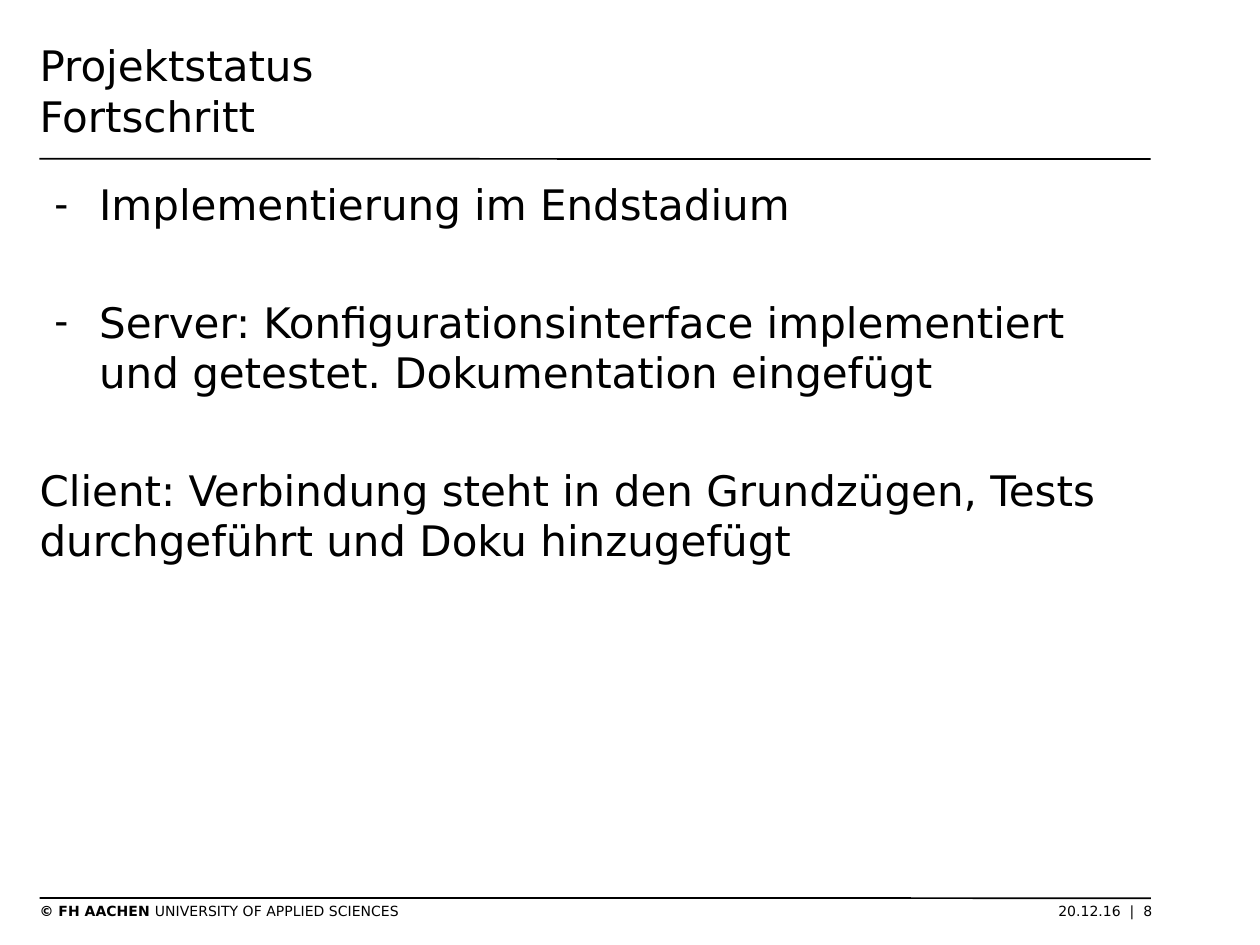
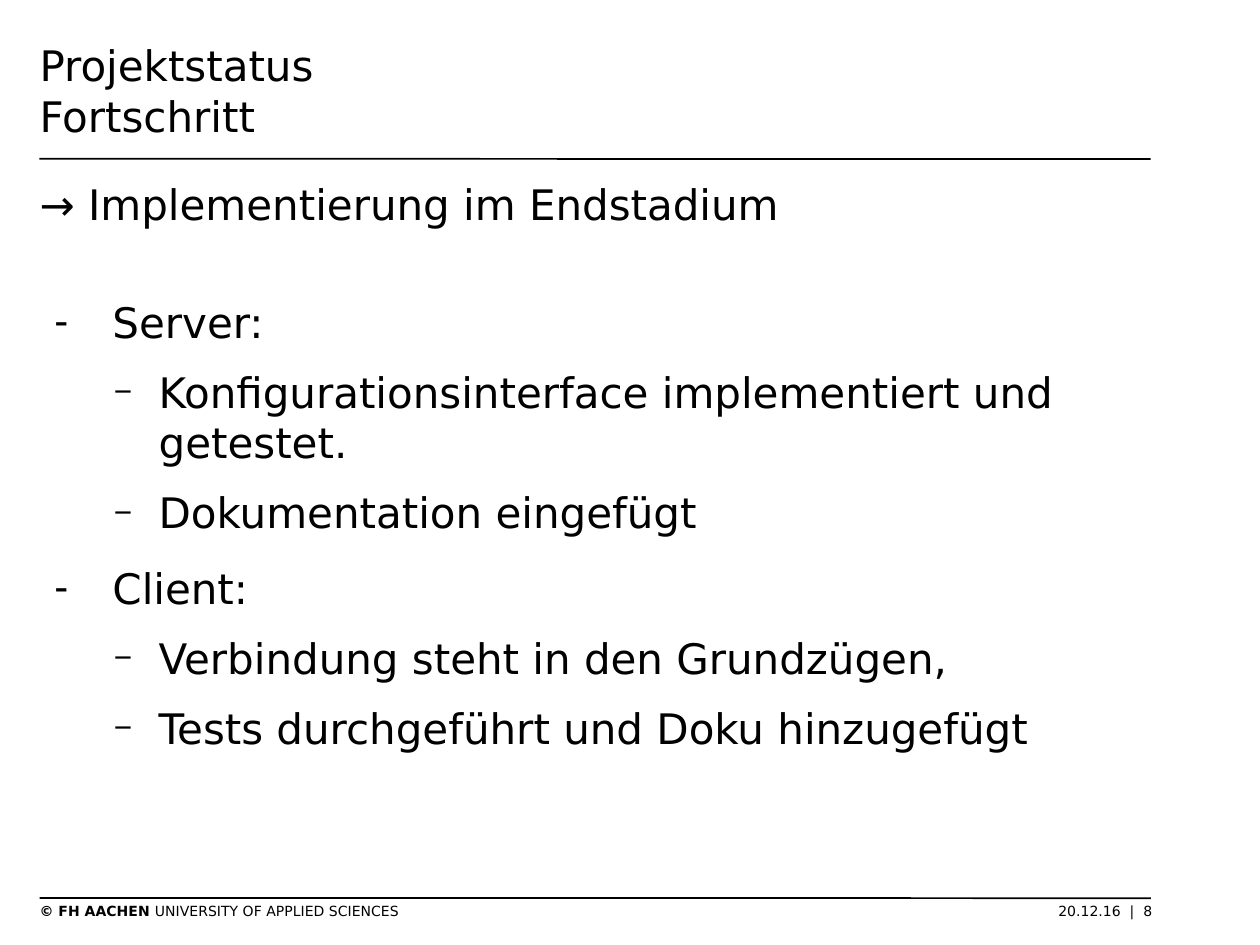
Before and after one commit to thomasgor/swe, a slide deck: slide 8 of Dokumente/Coaching/2016-12-21/2016-12-21 Präsentation Projektmgmt.odp. Drawn at 1260x945 pixels with LibreOffice and Linux fonts; fonts in the diff are those of the drawing; background and template pictures are left out. Boxes give left, top, right and bottom in pixels: in the first picture for what was removed or moved away, otherwise in the second. Text is boxed around its words. In the diff, an @@ line names an element or a change of style, - is before the commit and + after.

```diff
--- a/Dokumente/Coaching/2016-12-21/2016-12-21 Präsentation Projektmgmt.odp
+++ b/Dokumente/Coaching/2016-12-21/2016-12-21 Präsentation Projektmgmt.odp
@@ text at (88,188,1053,753): text changed @@
-– Implementierung im Endstadium
-– Server: Konfigurationsinterface implementiert und getestet. Dokumentation eingefügt
-Client: Verbindung steht in den Grundzügen, Tests durchgeführt und Doku hinzugefügt
+→ Implementierung im Endstadium
+– Server:
+  − Konfigurationsinterface implementiert und getestet.
+  − Dokumentation eingefügt
+– Client:
+  − Verbindung steht in den Grundzügen,
+  − Tests durchgeführt und Doku hinzugefügt
```
Also in this commit, not shown: 3 other slides changed, 1 other file.
